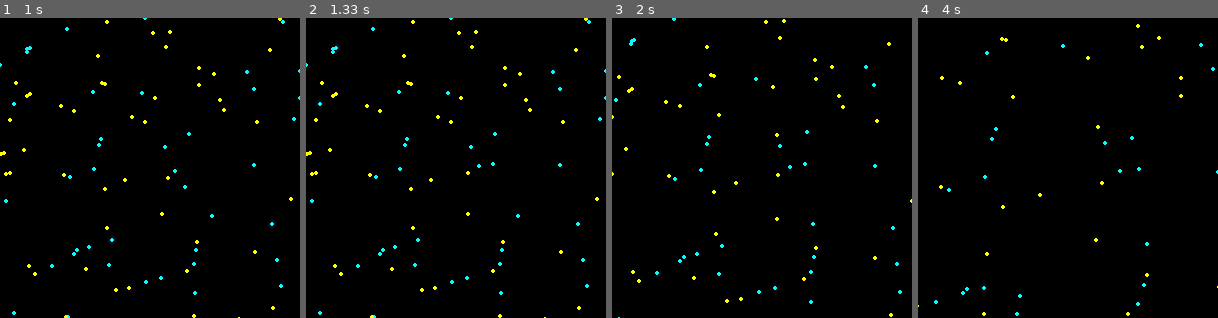
Above: before the commit, frames 1-4 (left to right).
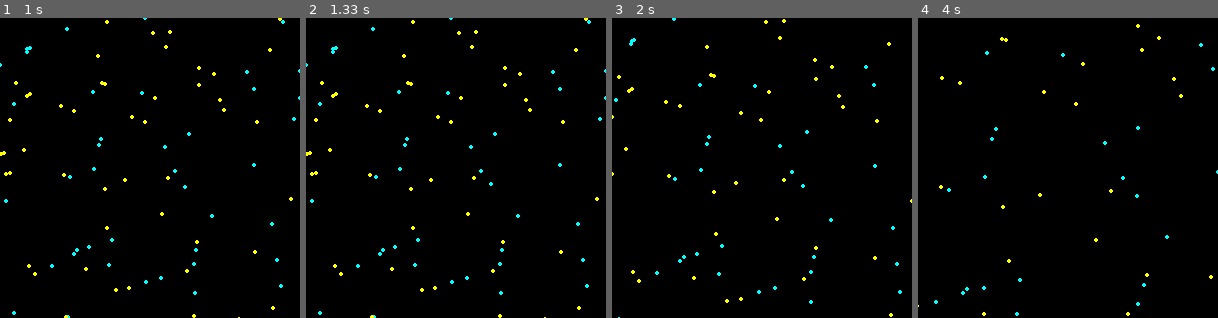
Above: after the commit, the same moments.

Repository: Nikhil-Singla/the-dev-dossier
Game: pygame game, started from game_dev/lifeSystemProgramming.py
Two runs of this game, one before a commit and one after it. Both use one fixed random seed, a clock stepped at 60 frames per second and the inputs below.
Inputs (mouse positions are in pixels of both pictures, inside the frame that each line leads up to):
- Up to frame 1 (1 s): tap S at 0.33, 0.67 s
- Up to frame 2 (1.33 s): click (492, 195) at 1.05 s
- Up to frame 3 (2 s): click (753, 117) at 1.38 s; tap S at 1.73 s; click (840, 216) at 1.75 s
- Up to frame 4 (4 s): tap S at 2.03, 2.23, 2.57, 2.87, 3.07, 3.37 s; click (1173, 246) at 2.25 s; click (1131, 114) at 2.58 s; click (1134, 93) at 3.08 s; click (1023, 255) at 3.62 s; click (1131, 129) at 3.95 s

Frame 1 is identical in both runs. In frame 2, less than 0.1% of the frame differs, in the area x 53-63%, y 48-56%; in frame 3, 0.2%; in frame 4, 0.4%, in the area x 22-100%, y 8-94%.

Commit message:
Small changes

Diff:
--- a/game_dev/lifeSystemProgramming.py
+++ b/game_dev/lifeSystemProgramming.py
@@ -30,10 +30,10 @@
 timer = pygame.time.Clock()                         ## Help run our game at 60 FPS
 
 list_P = []                 ## Empty array to store particles
-pushRadius = 30             ## Radius for mouse pushing
-particleCap = 100           ## Max Particles
+pushRadius = 10             ## Radius for mouse pushing
+particleCap = 100           ## Max Particle
 sizeCircle = 2              ## Size of the particles
-g = 0.0002                  ## Designated automatic gravity
+g = 0.0002                 ## Designated automatic gravity
 
 class funcTimer():
     def __init__(self):
